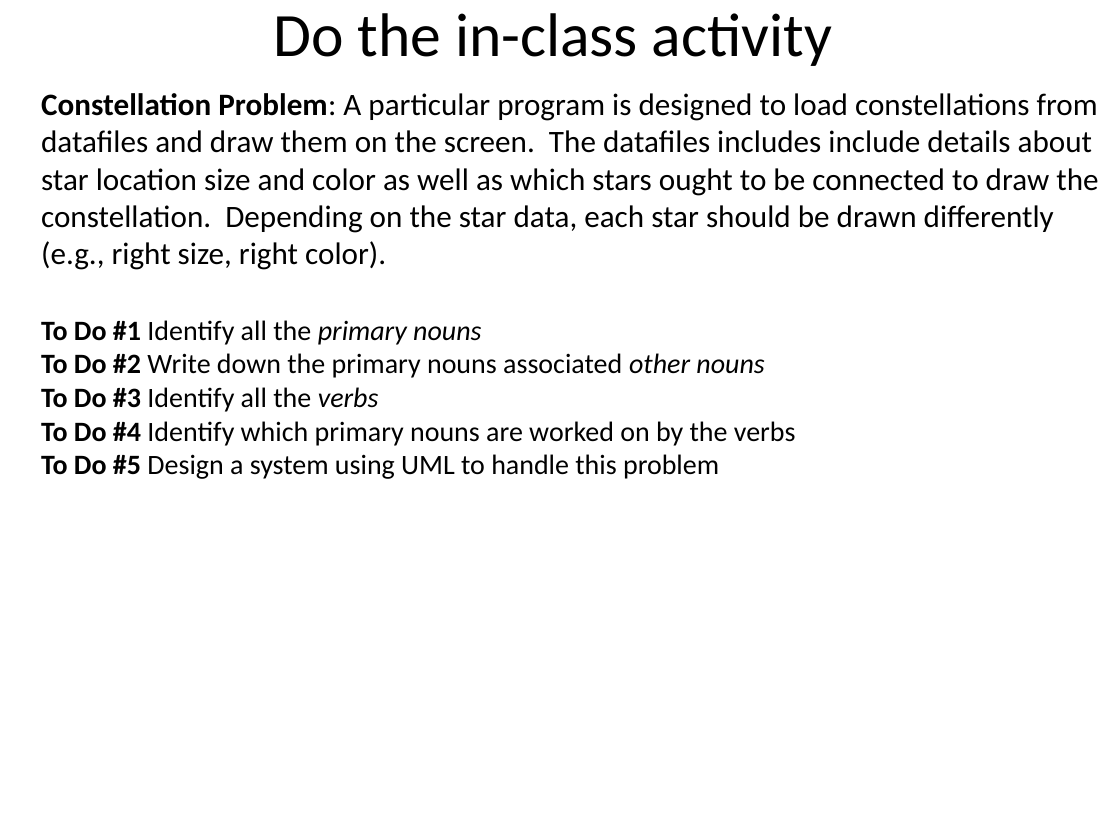
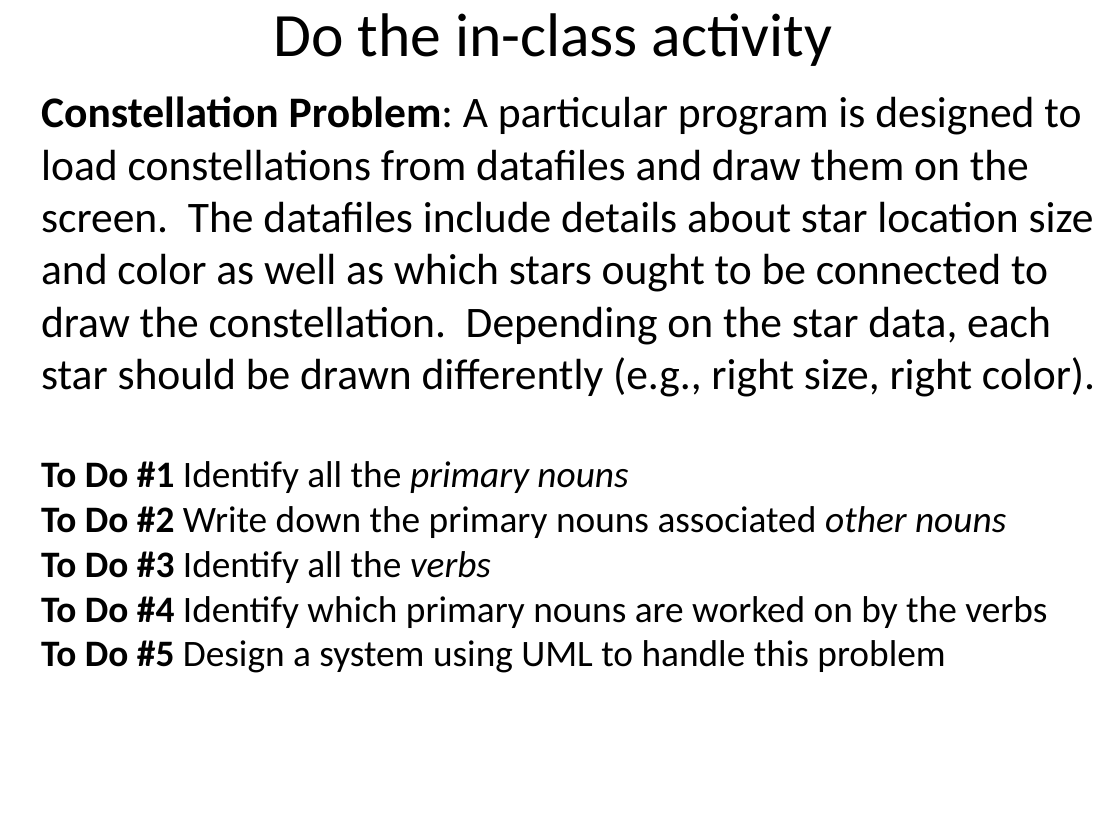
Before and after one commit to RHIT-CSSE/csse220, a slide deck: slide 15 of ClassMaterials/Encapsulation/Slides/Encapsulation.pptx (slide 26 before the commit). Drawn at 1120x840 pixels with LibreOffice and Linux fonts; fonts in the diff are those of the drawing. Boxes give left, top, right and bottom in pixels: in the first picture for what was removed or moved away, otherwise in the second. Text is boxed around its words. In the diff, an @@ line names an element or a change of style, - is before the commit and + after.

```diff
--- a/ClassMaterials/Encapsulation/Slides/Encapsulation.pptx
+++ b/ClassMaterials/Encapsulation/Slides/Encapsulation.pptx
@@ text at (41,96,1095,397): text changed; size 20 to 28 pt @@
-Constellation Problem: A particular program is designed to load constellations from datafiles and draw them on the screen. The datafiles includes include details about star location size and color as well as which stars ought to be connected to draw the constellation. Depending on the star data, each star should be drawn differently (e.g., right size, right color).
+Constellation Problem: A particular program is designed to load constellations from datafiles and draw them on the screen. The datafiles include details about star location size and color as well as which stars ought to be connected to draw the constellation. Depending on the star data, each star should be drawn differently (e.g., right size, right color).
@@ text at (41,461,1047,673): size 18 to 24 pt in "To Do #1 Identify all the primary ...", "To Do #2 Write down the primary ...", "To Do #3 Identify all the verbs", "To Do #4 Identify which primary nouns ..." and 1 more places @@
```
Also in this commit, not shown: 10 other slides changed, 4 slides added, 2 slides removed.
